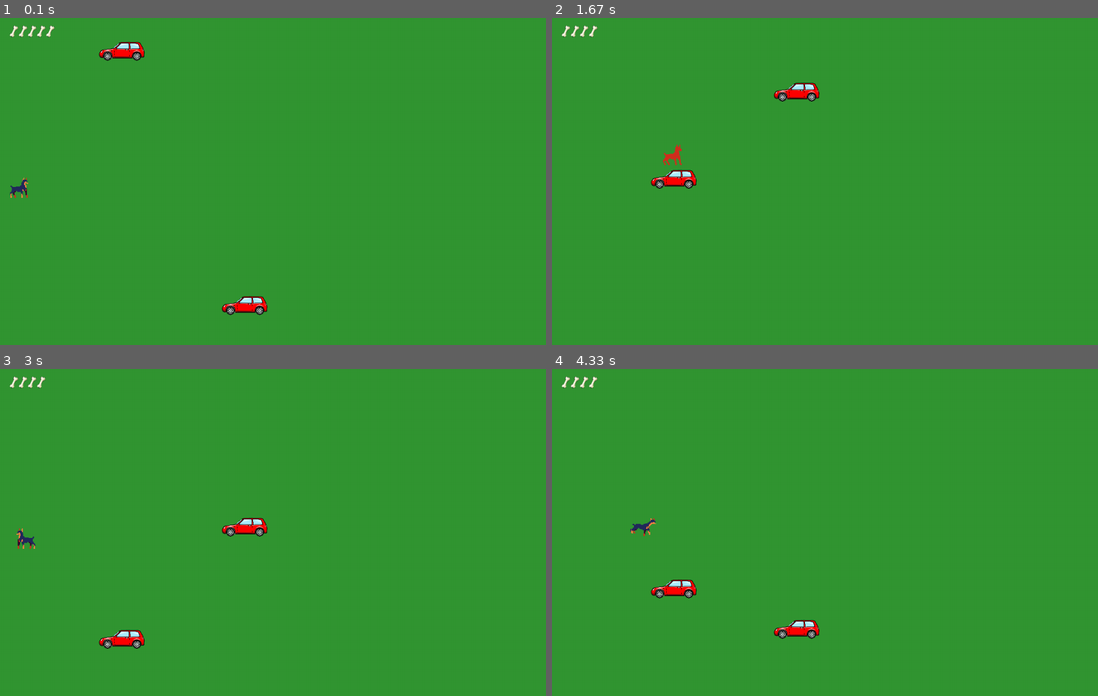
Above: before the commit, frames 1-4 (two rows, left to right).
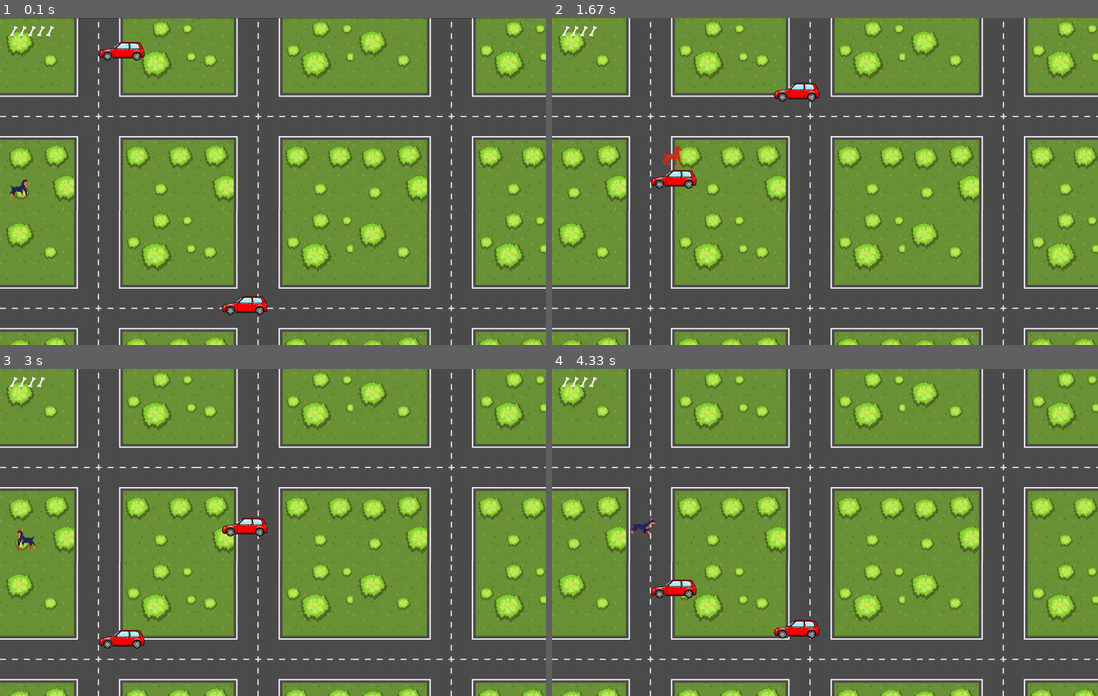
Above: after the commit, the same moments.

Repository: baby-sal/dogtective
Game: pygame game, started from user_interface/game.py
Two runs of this game, one before a commit and one after it. Both use one fixed random seed, a clock stepped at 60 frames per second and the inputs below.
Inputs:
- Up to frame 1 (0.1 s): no input
- Up to frame 2 (1.67 s): hold Right 0.33-0.8 s; hold Up 0.83-1.13 s; hold Right 1.17-1.63 s
- Up to frame 3 (3 s): hold Left 1.67-2.2 s; hold Down 2.23-2.53 s; hold Left 2.57-2.97 s
- Up to frame 4 (4.33 s): hold Up 3-3.37 s; hold Right 3.4-4.03 s; hold Down from 4.07 s (still down)

The runs differ from the first frame. In frame 1, 99% of the frame differs, in the area x 0-100%, y 0-100%; in frame 2, 99%; in frame 3, 99%; in frame 4, 99%.

Commit message:
background image now shows in game play

Diff:
--- a/user_interface/game.py
+++ b/user_interface/game.py
@@ -21,6 +21,7 @@
         self.game_display = pygame.display.set_mode((self.dis_width, self.dis_height))
         pygame.display.set_caption("Dogtective")
         self.clock = pygame.time.Clock()
+        self.background_image = self.load_background_image()
 
         health = Health(5)
         self.health_group = pygame.sprite.Group()
@@ -38,13 +39,11 @@
 
         pygame.display.update()
 
-    def background_image(self):
-        image = pygame.image.load(
-            '../logic/assets/images/background/Background2_freepik_draft1.png').convert_alpha()
-        return image
+    def load_background_image(self):
+        return pygame.image.load('../logic/assets/images/background/Background2_freepik_draft1.png').convert_alpha()
 
     def render_background_image(self):
-        self.game_display.blit(self.background_image())
+        self.game_display.blit(self.background_image, (0, 0))
 
     def render_all(self, *groups):
         for group in groups:
@@ -65,7 +64,8 @@
                     run = False
 
             if self.dog.health.current > 0:
-                self.game_display.fill((50, 150, 50))
+                """self.game_display.fill((50, 150, 50))"""
+                self.render_background_image()
 
                 self.render_all(self.car_group, self.health_group)
                 self.render_dog(self.car_group)
